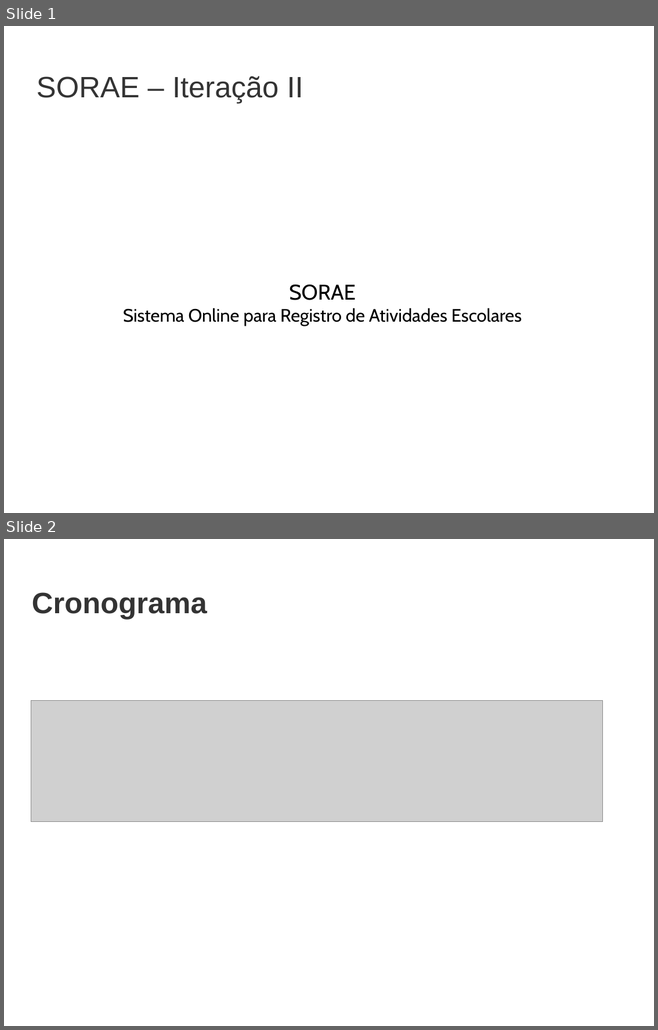
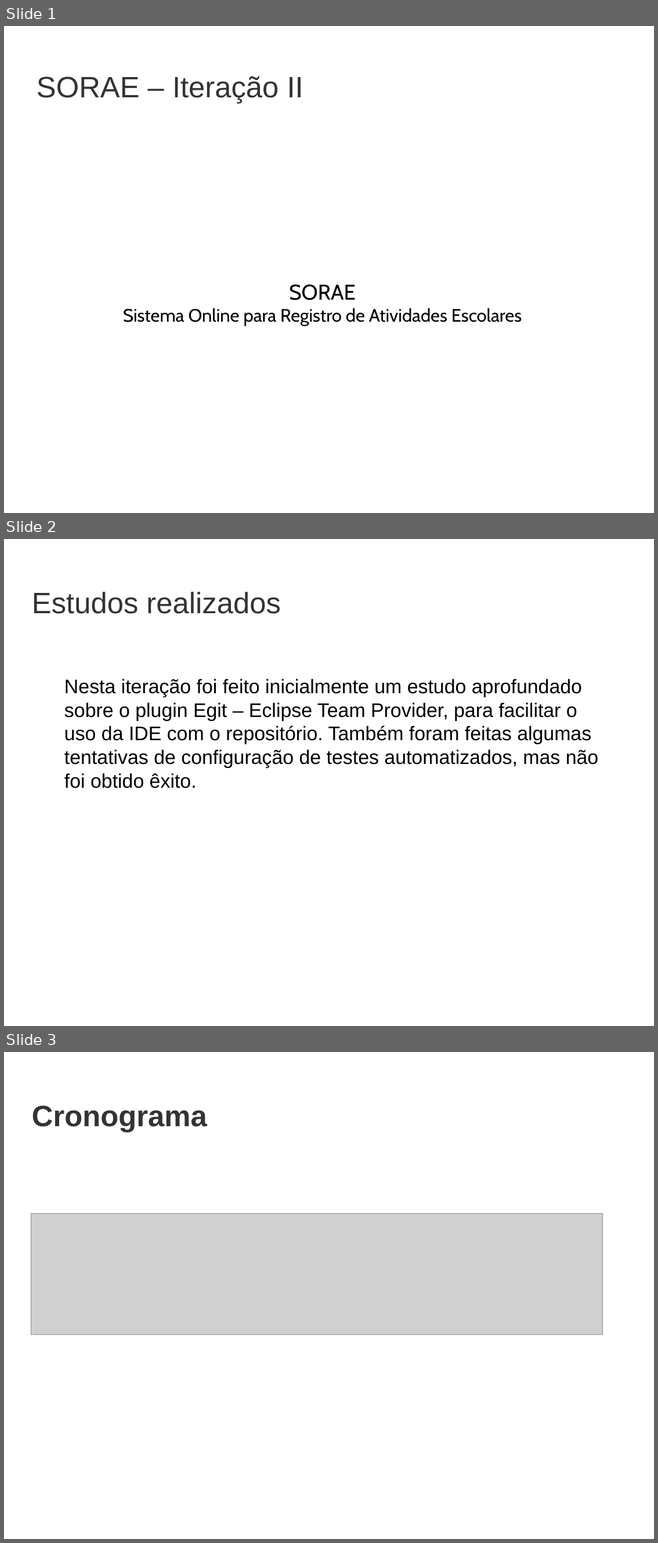
Before and after one commit to lavandoski/sorae, a slide deck: documentos/Apresentacao.odp. Shown one above the other, each under a label of ours: slides 1 and 2 before the commit, slides 1, 2 and 3 after it. The pictures are 658x1030 and 658x1543 pixels, drawn with LibreOffice and Linux fonts; fonts in the diff are those of the drawing; grey boxes stand for pictures; background and template pictures are left out. Boxes give left, top, right and bottom in pixels: in the first picture for what was removed or moved away, otherwise in the second. Text is boxed around its words. In the diff, an @@ line names an element or a change of style, - is before the commit and + after.

```diff
--- a/documentos/Apresentacao.odp
+++ b/documentos/Apresentacao.odp
@@ slide 2 added at bbox=[4, 539, 654, 1026], background picture (left out) @@
@@ title added at bbox=[32, 592, 280, 614], 36 pt, text #333333 @@
+Estudos realizados
@@ text added at bbox=[64, 679, 598, 788], 24 pt, text #000000 @@
+Nesta iteração foi feito inicialmente um estudo aprofundado sobre o plugin Egit – Eclipse Team Provider, para facilitar o uso da IDE com o repositório. Também foram feitas algumas tentativas de configuração de testes automatizados, mas não foi obtido êxito.
@@ what was slide 2 is now slide 3 @@
```
Also in this commit, not shown: 1 slide changed, 2 other files.
